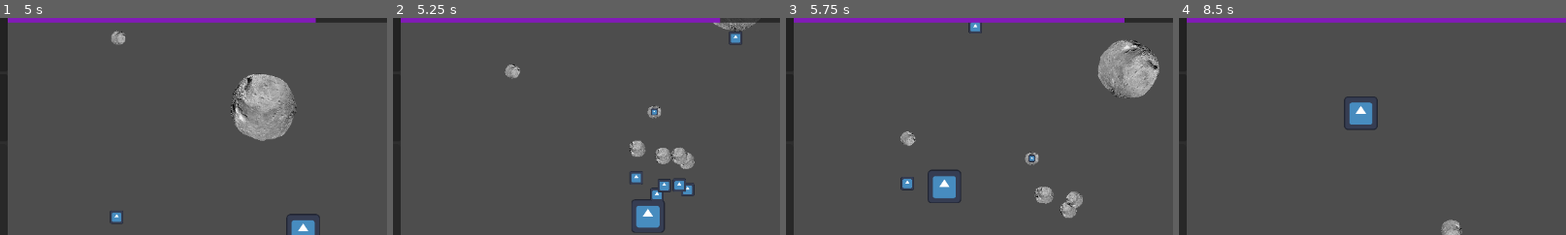
Above: before the commit, frames 1-4 (left to right).
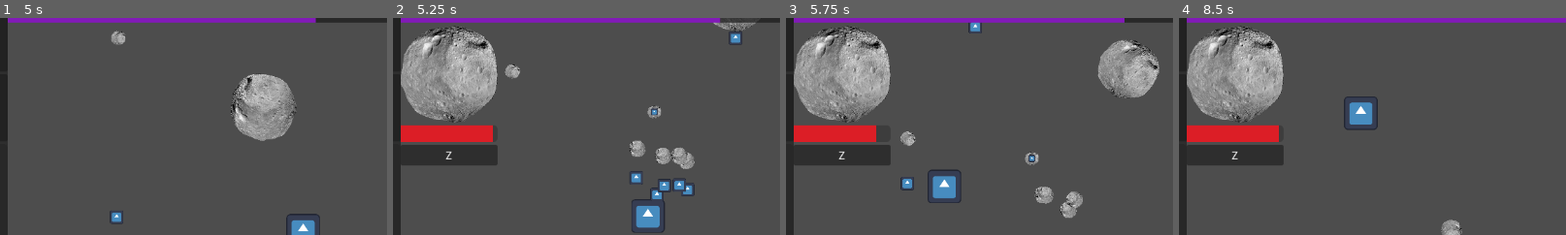
Above: after the commit, the same moments.

Repository: DigitsCodeCompendium/game.MJ198
Game: Godot game, scene res://scenes/game.tscn
Same seed, same stepped clock (60 frames per second), same inputs: the game is played once before the commit and once after it. The engine's default icon, where the game draws it, is replaced by a stand-in: a white triangle on a blue panel in a dark square.
Inputs (mouse positions are % of the whole screen's width and height, from its top left):
- Up to frame 1 (5 s): move the mouse to (72, 45) at 0.52 s; hold ` (discard_module_pending) 0.53-1.28 s; move the mouse to (30, 55) at 1.27 s; tap one key every 0.75 s from 1.35 s: N (discard_weapon) A (power_down_module_1) S (power_down_module_2) D (power_down_module_3) F (power_down_module_4); move the mouse to (60, 28) at 2.02 s; move the mouse to (45, 70) at 2.77 s; move the mouse to (80, 65) at 3.52 s; move the mouse to (20, 35) at 4.27 s
- Up to frame 2 (5.25 s): click (19, 35) at 5 s, where only the run after the commit has a clickable "Z"
- Up to frame 3 (5.75 s): no input
- Up to frame 4 (8.5 s): click (19, 35) at 5.75 s, where only the run after the commit has a clickable "Z"; click (19, 35) at 6.5 s, where only the run after the commit has a clickable "Z"; move the mouse to (55, 50) at 7.27 s; tap G (power_down_module_5) at 7.35 s; move the mouse to (35, 25) at 8.02 s; tap Q (power_up_module_1) at 8.1 s
The pictures show only the part of the screen within x 12-61%, y 3-53%; the shares and areas given below are measured in that part.

Frame 1 is identical in both runs. In frame 2, 12% of the frame differs, in the area x 2-28%, y 3-68%; in frame 3, 12%; in frame 4, 12%.

Commit message:
Added weapon/engine pickup UI

Diff:
--- a/scenes/user_interface/user_interface.gd
+++ b/scenes/user_interface/user_interface.gd
@@ -3,25 +3,39 @@
 @onready var weapon_icon = get_node("%Weapon")
 @onready var engine_icon = get_node("%Engine")
 @onready var free_power_bar = get_node("%ReactorPower")
+
 @onready var speed_label = get_node("%SpeedLabel")
 @onready var speed_bar = get_node("%SpeedProgressBar")
+
 @onready var pending_module = get_node("%PickedUpModule")
 @onready var pending_module_timer = get_node("%ModuleTimer")
 @onready var pending_module_bar = get_node("%ModuleDiscardProgressBar")
 
+@onready var pending_wep_eng = get_node("%PickedUpEngWep")
+@onready var pending_wep_eng_timer = get_node("%EngWepTimer")
+@onready var pending_wep_eng_bar = get_node("%EngWepDiscardProgressBar")
+
 # Called when the node enters the scene tree for the first time.
 func _ready() -> void:
 	UiEventBus.connect("reactor_updated",_on_power_changed)
+
 	UiEventBus.connect("current_speed",_on_speed_update)
+
 	UiEventBus.connect("module_pending_added",_on_module_added)
 	UiEventBus.connect("module_pending_lost",_on_module_lost)
 	UiEventBus.connect("module_pending_discarded",_on_module_lost)
+
+	UiEventBus.connect("weapon_pending_added",_on_weapon_added)
+	UiEventBus.connect("weapon_pending_discarded",_on_weapon_lost)
+	UiEventBus.connect("weapon_pending_lost",_on_weapon_lost)
 
 # Called every frame. 'delta' is the elapsed time since the previous frame.
 func _process(delta: float) -> void:
 	if not pending_module_timer.is_stopped():
 		pending_module_bar.value = pending_module_timer.get_time_left()
 
+	if not pending_wep_eng_timer.is_stopped():
+		pending_wep_eng_bar.value = pending_wep_eng_timer.get_time_left()
 
 func _on_power_changed(curent_max_power:int,free_power:int):
 	free_power_bar.value = free_power
@@ -34,7 +48,13 @@
 	pending_module.visible = true
 	pending_module_timer.start(5)
 
-
 func _on_module_lost():
 	pending_module.visible = false
 	pending_module_timer.stop()
+
+func _on_weapon_added(weapon: Shootable):
+	pending_wep_eng.visible = true
+	pending_wep_eng_timer.start(5)
+func _on_weapon_lost():
+	pending_wep_eng.visible = false
+	pending_wep_eng_timer.stop()
--- a/scenes/user_interface/user_interface.tscn
+++ b/scenes/user_interface/user_interface.tscn
@@ -156,3 +156,37 @@
 unique_name_in_owner = true
 wait_time = 5.0
 one_shot = true
+
+[node name="PickedUpEngWep" type="VBoxContainer" parent="."]
+unique_name_in_owner = true
+visible = false
+layout_mode = 1
+anchors_preset = -1
+anchor_left = 0.125
+anchor_top = 0.05
+anchor_right = 0.25
+anchor_bottom = 0.25
+
+[node name="TextureRect" type="TextureRect" parent="PickedUpEngWep"]
+custom_minimum_size = Vector2(64, 64)
+layout_mode = 2
+texture = ExtResource("5_f1hci")
+expand_mode = 4
+
+[node name="EngWepDiscardProgressBar" type="ProgressBar" parent="PickedUpEngWep"]
+unique_name_in_owner = true
+custom_minimum_size = Vector2(0, 25)
+layout_mode = 2
+theme_override_styles/fill = SubResource("StyleBoxFlat_pvt6f")
+max_value = 5.0
+value = 5.0
+show_percentage = false
+
+[node name="EngWepDiscardButton" type="Button" parent="PickedUpEngWep"]
+layout_mode = 2
+text = "Z"
+
+[node name="EngWepTimer" type="Timer" parent="PickedUpEngWep"]
+unique_name_in_owner = true
+wait_time = 5.0
+one_shot = true
